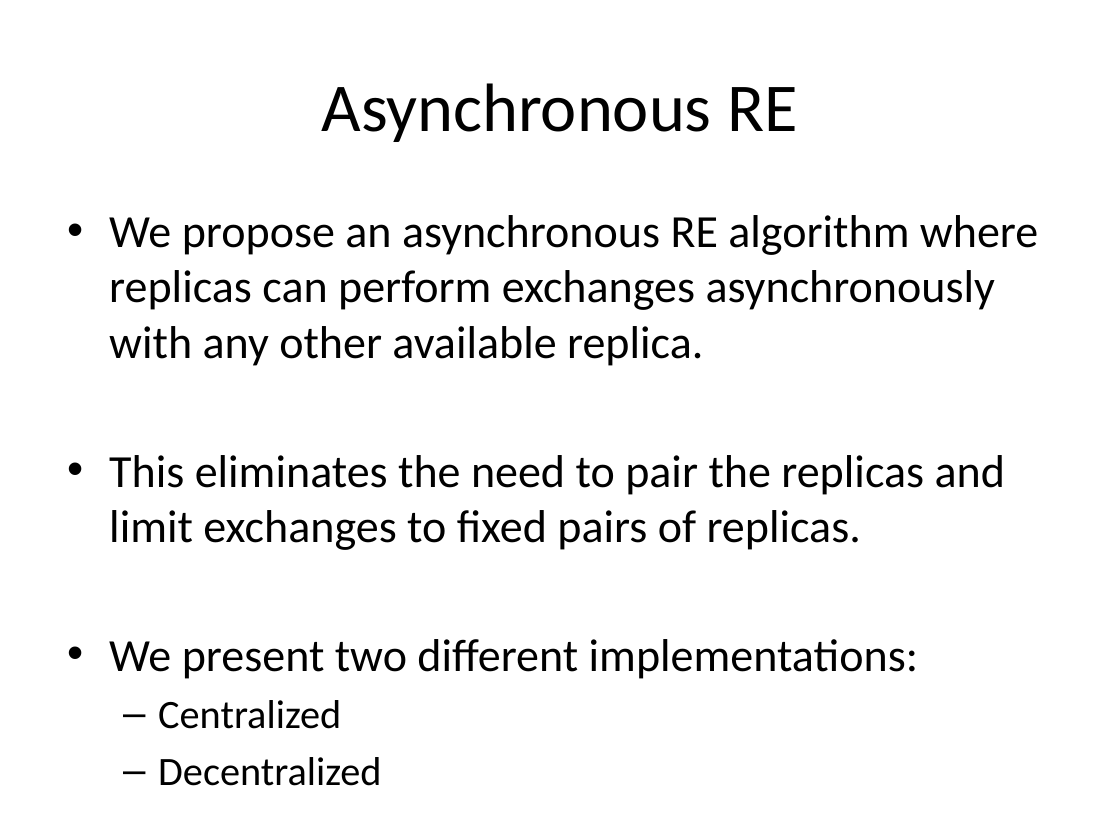
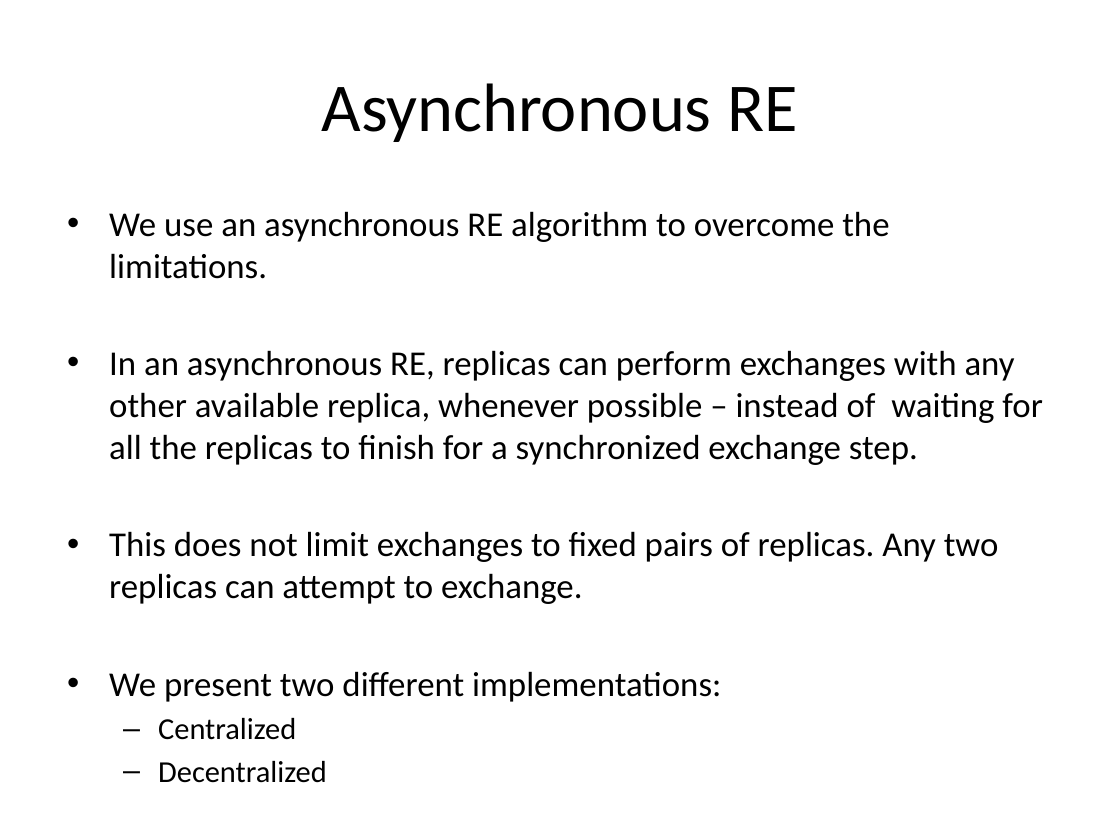
Before and after one commit to saga-project/saga-cpp-legacy-projects, a slide deck: slide 8 of papers/async-re/data/RE.pptx. Drawn at 1120x840 pixels with LibreOffice and Linux fonts; fonts in the diff are those of the drawing. Boxes give left, top, right and bottom in pixels: in the first picture for what was removed or moved away, otherwise in the second. Text is boxed around its words. In the diff, an @@ line names an element or a change of style, - is before the commit and + after.

```diff
--- a/papers/async-re/data/RE.pptx
+++ b/papers/async-re/data/RE.pptx
@@ text at <box>109,211,1042,604</box>: text changed; size 29.6 to 22.4 pt @@
-• We propose an asynchronous RE algorithm where replicas can perform exchanges asynchronously with any other available replica.
-• This eliminates the need to pair the replicas and limit exchanges to fixed pairs of replicas.
+• We use an asynchronous RE algorithm to overcome the limitations.
+• In an asynchronous RE, replicas can perform exchanges with any other available replica, whenever possible – instead of waiting for all the replicas to finish for a synchronized exchange step.
+• This does not limit exchanges to fixed pairs of replicas. Any two replicas can attempt to exchange.
@@ text at <box>109,671,721,740</box>: size 29.6 to 22.4 pt in "We present two different implementations:"; size 25.9 to 19.6 pt in "Centralized", "Decentralized"; less space between paragraphs @@
```
Also in this commit, not shown: 8 other slides changed, 4 slides added, 1 slide removed, 3 other files.
